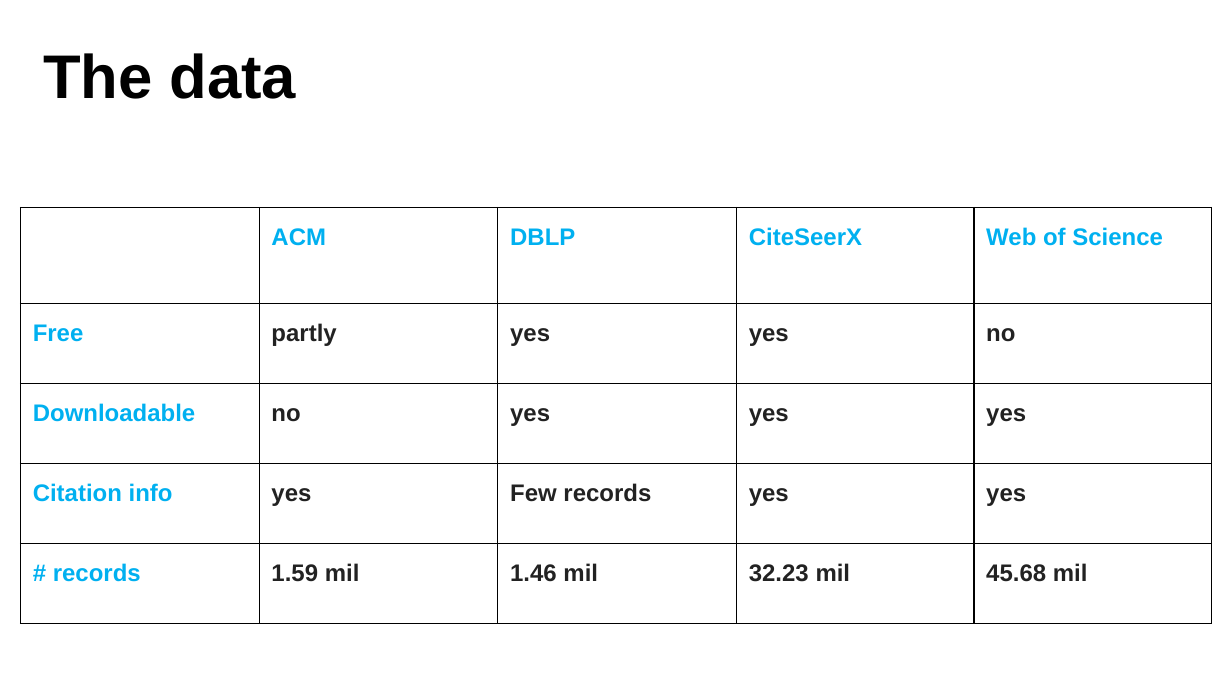
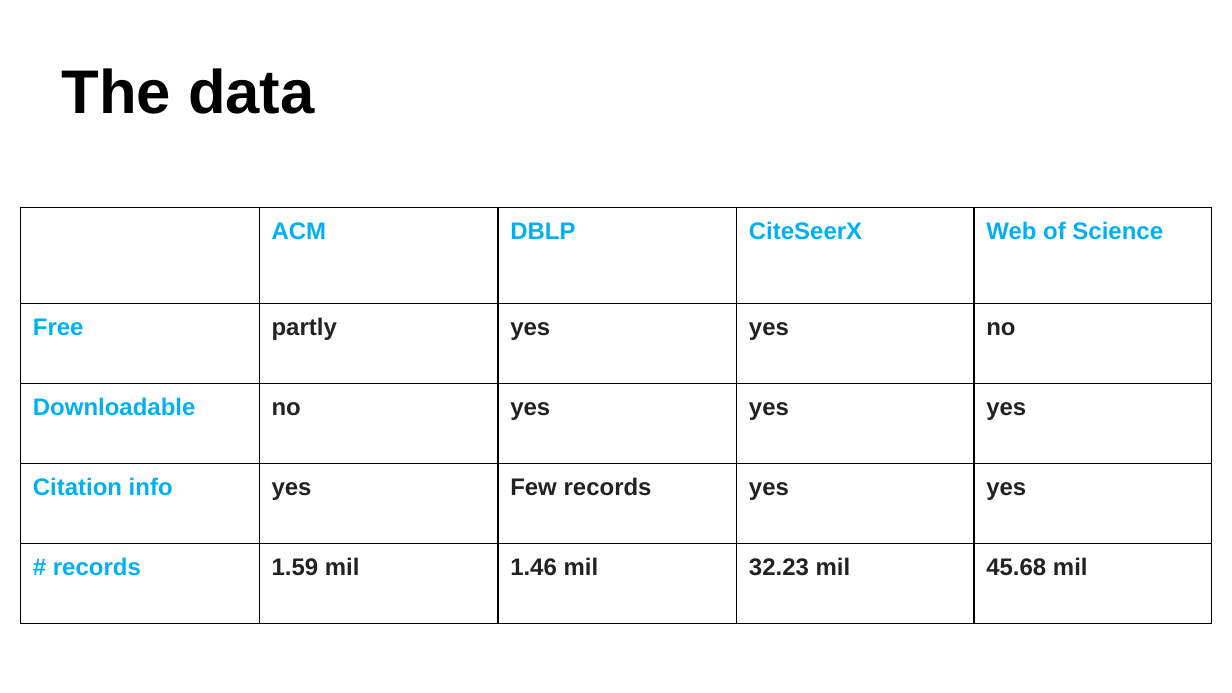
Before and after one commit to ag3859/RTBDProject, a slide deck: slide 3 of RTBD.pptx (slide 4 before the commit). Drawn at 1232x693 pixels with LibreOffice and Linux fonts; fonts in the diff are those of the drawing. Boxes give left, top, right and bottom in pixels: in the first picture for what was removed or moved away, otherwise in the second. Text is boxed around its words. In the diff, an @@ line names an element or a change of style, - is before the commit and + after.

```diff
--- a/RTBD.pptx
+++ b/RTBD.pptx
@@ text "The data": place and size @@
-text "The data" at [43, 53, 297, 99]
+text "The data" at [62, 68, 315, 114]
@@ text "The data" at [62, 68, 315, 114]: vertical alignment bottom to middle @@
@@ table at [21, 207, 1214, 623] @@
@@ borders changed @@
```
Also in this commit, not shown: 14 other slides changed, 1 slide added, 1 other file.
